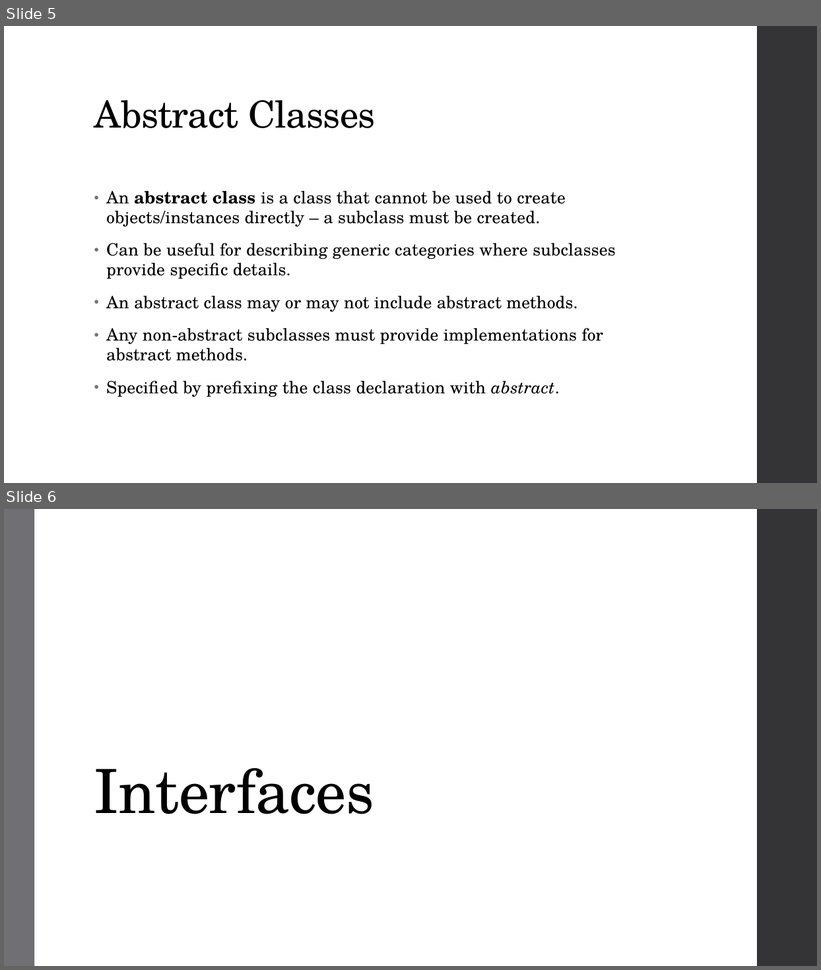
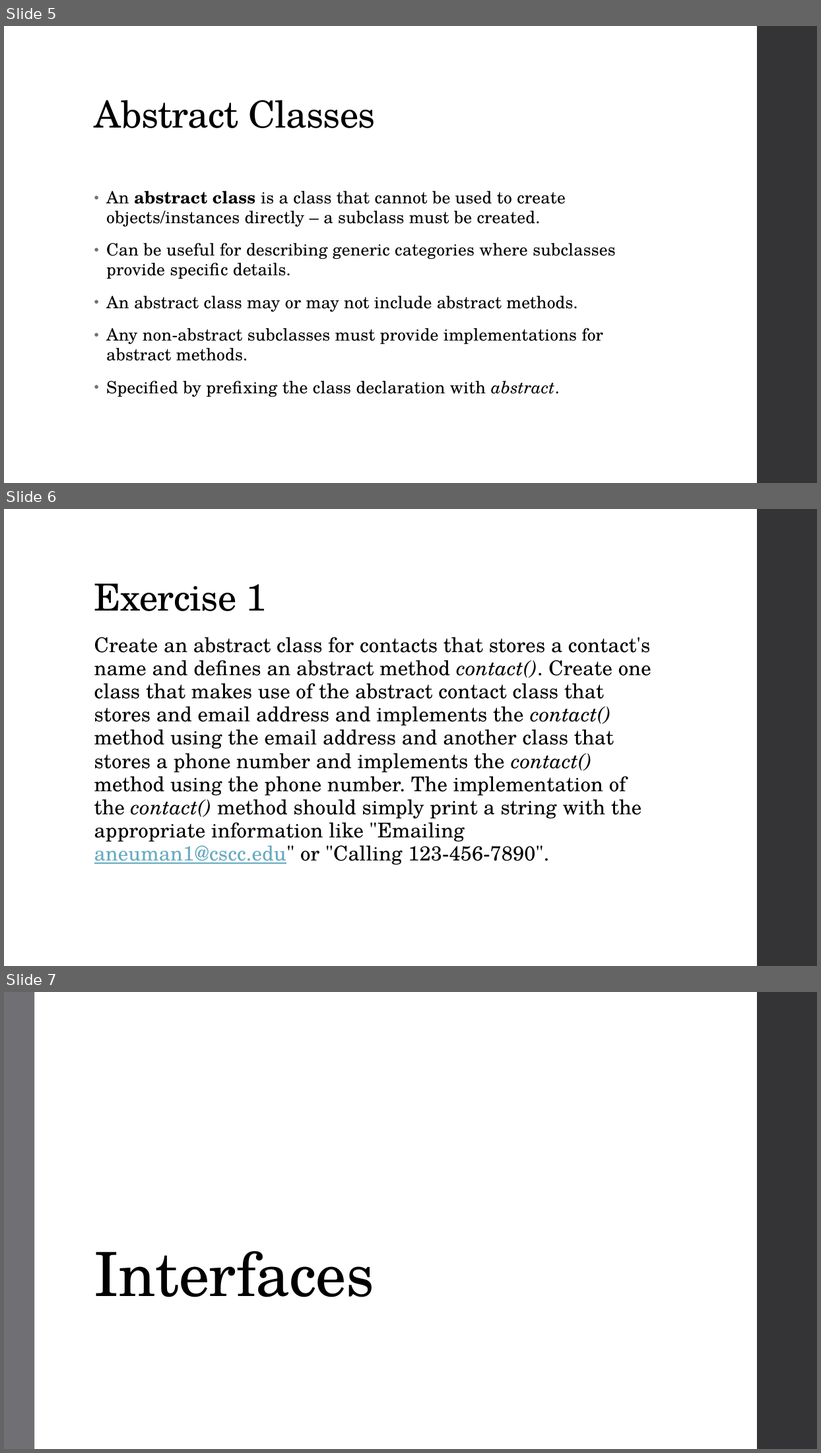
Before and after one commit to zarthur/CSCC-Fundamentals-Android-Notes, a slide deck: week_09_10/week_09_10.pptx. Shown one above the other, each under a label of ours: slides 5 and 6 before the commit, slides 5, 6 and 7 after it. The pictures are 821x970 and 821x1453 pixels, drawn with LibreOffice and Linux fonts; fonts in the diff are those of the drawing. Boxes give left, top, right and bottom in pixels: in the first picture for what was removed or moved away, otherwise in the second. Text is boxed around its words. In the diff, an @@ line names an element or a change of style, - is before the commit and + after.

```diff
--- a/week_09_10/week_09_10.pptx
+++ b/week_09_10/week_09_10.pptx
@@ slide 6 added at [4, 509, 817, 966], background #FFFFFF; not listed: 1 template element that a slide beside it also shows @@
@@ title added at [94, 584, 267, 611], 44 pt, text #000000 @@
+Exercise 1
@@ text added at [94, 637, 651, 865], 24 pt, text #000000 @@
+Create an abstract class for contacts that stores a contact's name and defines an abstract method contact(). Create one class that makes use of the abstract contact class that stores and email address and implements the contact() method using the email address and another class that stores a phone number and implements the contact() method using the phone number. The implementation of the contact() method should simply print a string with the appropriate information like "Emailing aneuman1@cscc.edu" or "Calling 123-456-7890".
@@ what was slide 6 is now slide 7 @@
```
Also in this commit, not shown: 6 other slides added, 1 other file.
